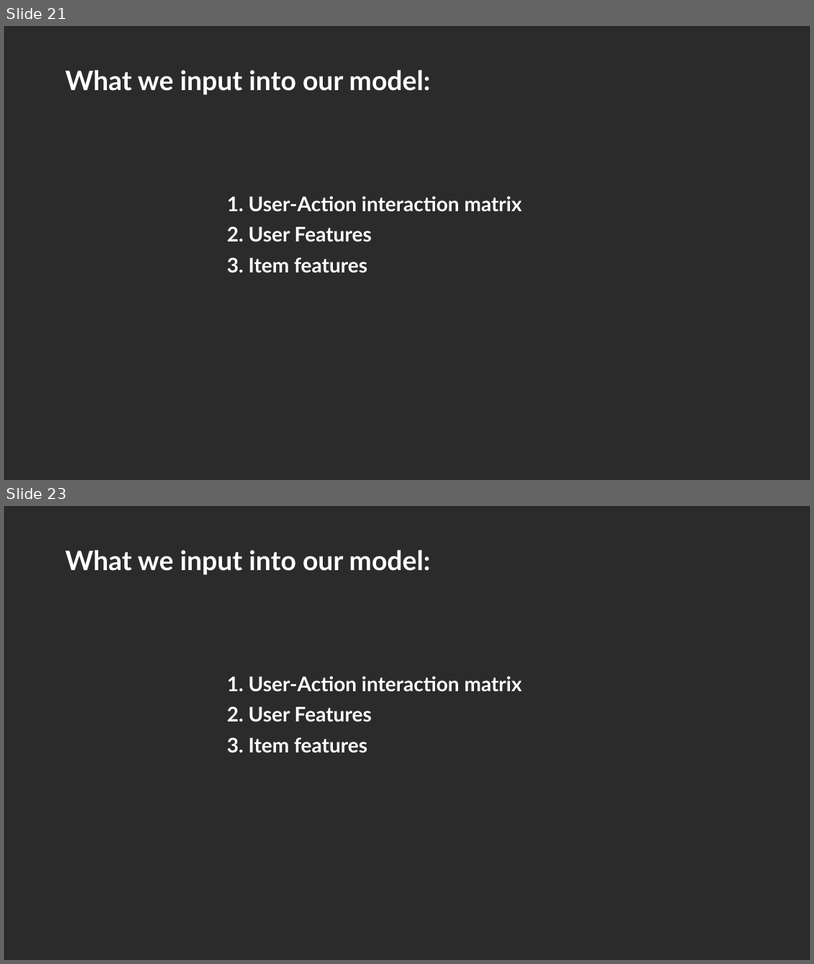
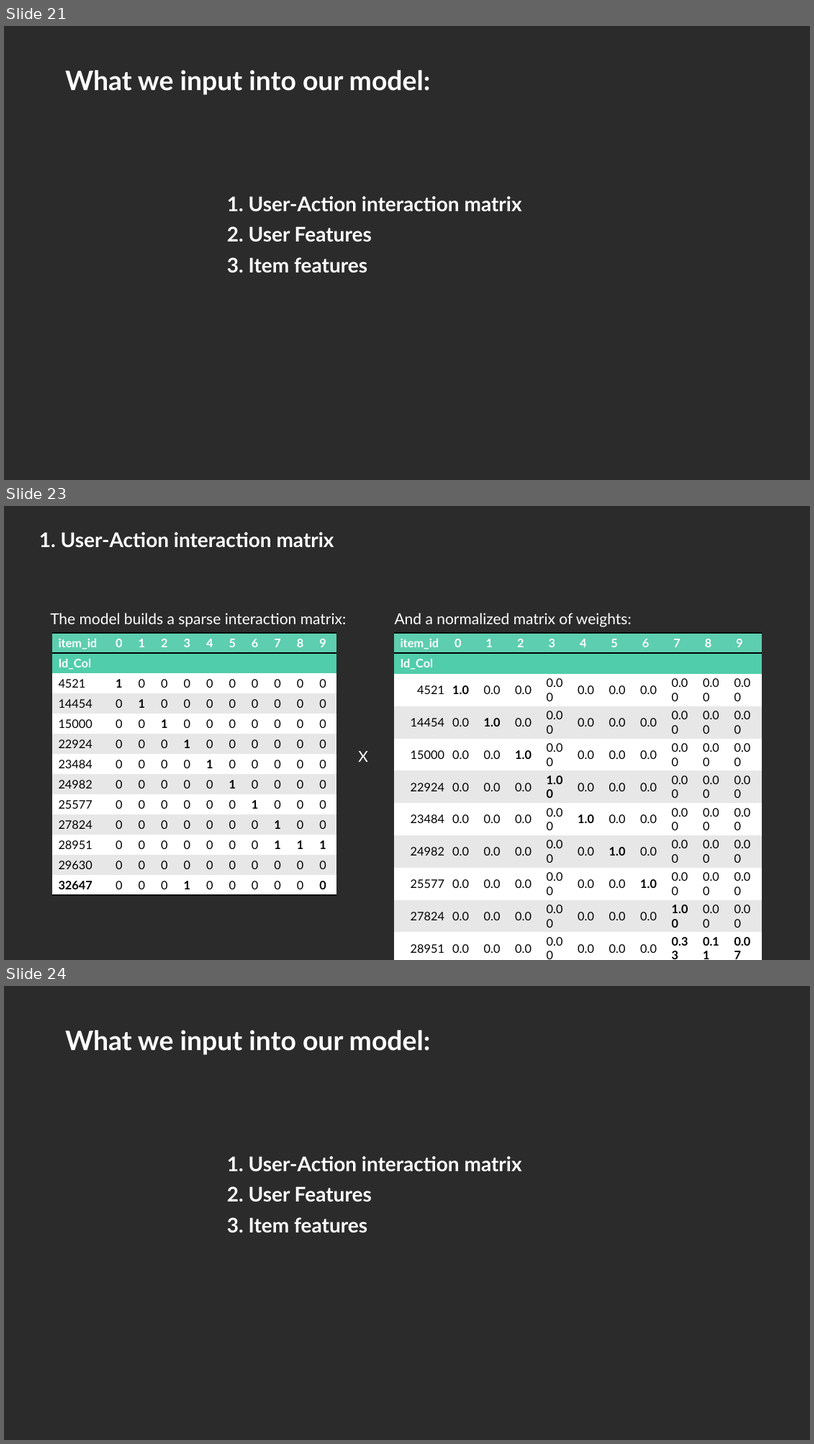
Before and after one commit to lizesteyn/FNBdataquest, a slide deck: Presentation1.pptx. Shown one above the other, each under a label of ours: slides 21 and 23 before the commit, slides 21, 23 and 24 after it; the slides between them are not shown. The pictures are 814x964 and 814x1444 pixels, drawn with LibreOffice and Linux fonts; fonts in the diff are those of the drawing; background and template pictures are left out; a plain dark background stands for a picture behind light text. Boxes give left, top, right and bottom in pixels: in the first picture for what was removed or moved away, otherwise in the second. Text is boxed around its words. In the diff, an @@ line names an element or a change of style, - is before the commit and + after.

```diff
--- a/Presentation1.pptx
+++ b/Presentation1.pptx
@@ slide 23 added at <box>4,506,810,960</box>, background picture (left out) @@
@@ text added at <box>39,532,334,548</box>, 24 pt, text #FFFFFF, bold @@
+1. User-Action interaction matrix
@@ text added at <box>50,613,346,627</box>, 18 pt, text #FFFFFF @@
+The model builds a sparse interaction matrix:
@@ text added at <box>395,613,632,627</box>, 18 pt, text #FFFFFF @@
+And a normalized matrix of weights:
@@ table added at <box>52,633,340,894</box>, 13 rows, 11 columns @@
+item_id | 0 | 1 | 2 | 3 | 4 | 5 | 6 | 7 | 8 | 9
+Id_Col |  |  |  |  |  |  |  |  |  | 
+4521 | 1 | 0 | 0 | 0 | 0 | 0 | 0 | 0 | 0 | 0
+14454 | 0 | 1 | 0 | 0 | 0 | 0 | 0 | 0 | 0 | 0
+15000 | 0 | 0 | 1 | 0 | 0 | 0 | 0 | 0 | 0 | 0
+22924 | 0 | 0 | 0 | 1 | 0 | 0 | 0 | 0 | 0 | 0
+23484 | 0 | 0 | 0 | 0 | 1 | 0 | 0 | 0 | 0 | 0
+24982 | 0 | 0 | 0 | 0 | 0 | 1 | 0 | 0 | 0 | 0
+25577 | 0 | 0 | 0 | 0 | 0 | 0 | 1 | 0 | 0 | 0
+27824 | 0 | 0 | 0 | 0 | 0 | 0 | 0 | 1 | 0 | 0
+28951 | 0 | 0 | 0 | 0 | 0 | 0 | 0 | 1 | 1 | 1
+29630 | 0 | 0 | 0 | 0 | 0 | 0 | 0 | 0 | 0 | 0
+32647 | 0 | 0 | 0 | 1 | 0 | 0 | 0 | 0 | 0 | 0
@@ table added at <box>394,633,763,955</box>, 13 rows, 11 columns @@
+item_id | 0 | 1 | 2 | 3 | 4 | 5 | 6 | 7 | 8 | 9
+Id_Col |  |  |  |  |  |  |  |  |  | 
+4521 | 1.0 | 0.0 | 0.0 | 0.00 | 0.0 | 0.0 | 0.0 | 0.00 | 0.00 | 0.00
+14454 | 0.0 | 1.0 | 0.0 | 0.00 | 0.0 | 0.0 | 0.0 | 0.00 | 0.00 | 0.00
+15000 | 0.0 | 0.0 | 1.0 | 0.00 | 0.0 | 0.0 | 0.0 | 0.00 | 0.00 | 0.00
+22924 | 0.0 | 0.0 | 0.0 | 1.00 | 0.0 | 0.0 | 0.0 | 0.00 | 0.00 | 0.00
+23484 | 0.0 | 0.0 | 0.0 | 0.00 | 1.0 | 0.0 | 0.0 | 0.00 | 0.00 | 0.00
+24982 | 0.0 | 0.0 | 0.0 | 0.00 | 0.0 | 1.0 | 0.0 | 0.00 | 0.00 | 0.00
+25577 | 0.0 | 0.0 | 0.0 | 0.00 | 0.0 | 0.0 | 1.0 | 0.00 | 0.00 | 0.00
+27824 | 0.0 | 0.0 | 0.0 | 0.00 | 0.0 | 0.0 | 0.0 | 1.00 | 0.00 | 0.00
+28951 | 0.0 | 0.0 | 0.0 | 0.00 | 0.0 | 0.0 | 0.0 | 0.33 | 0.11 | 0.07
+29630 | 0.0 | 0.0 | 0.0 | 0.00 | 0.0 | 0.0 | 0.0 | 0.00 | 0.00 | 0.00
+32647 | 0.0 | 0.0 | 0.0 | 0.33 | 0.0 | 0.0 | 0.0 | 0.00 | 0.00 | 0.00
@@ text added at <box>358,751,368,762</box>, 18 pt, text #FFFFFF @@
+X
@@ what was slide 23 is now slide 24 @@
```
Also in this commit, not shown: 3 slides changed, 12 other slides added, 1 other file.
